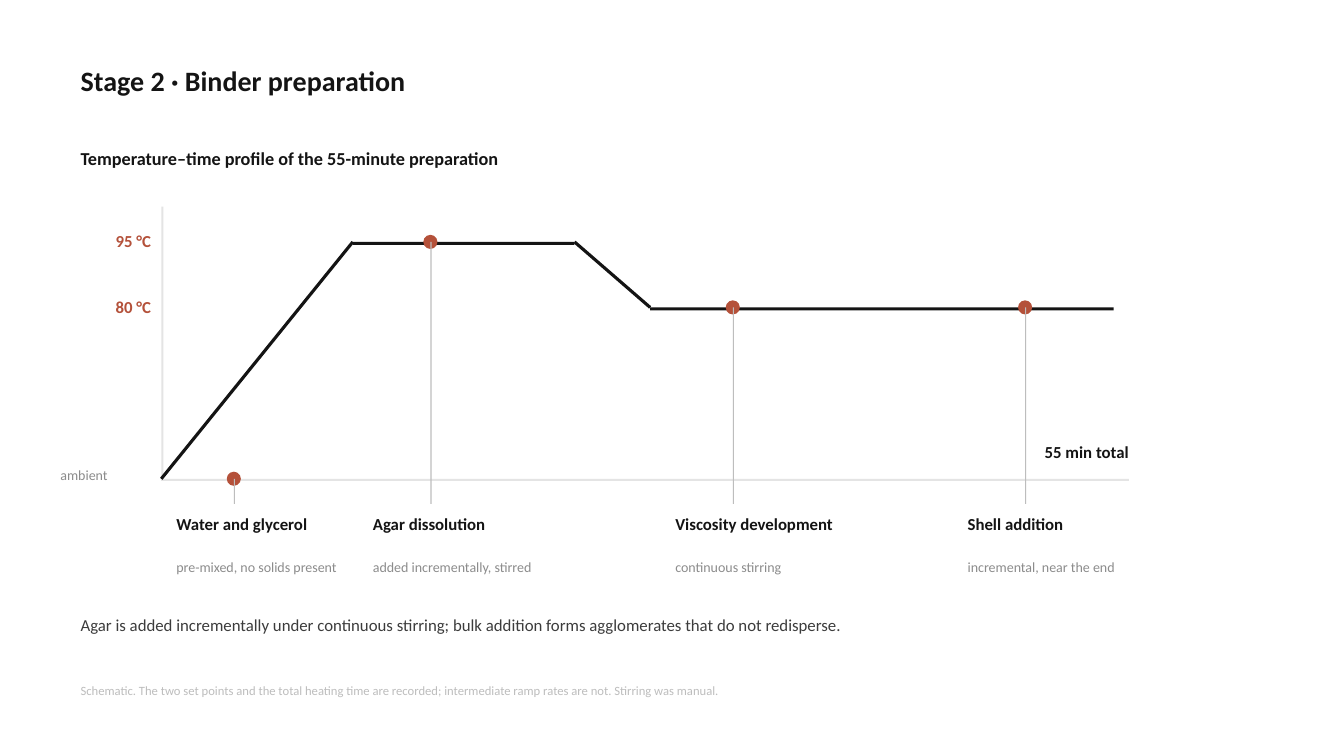
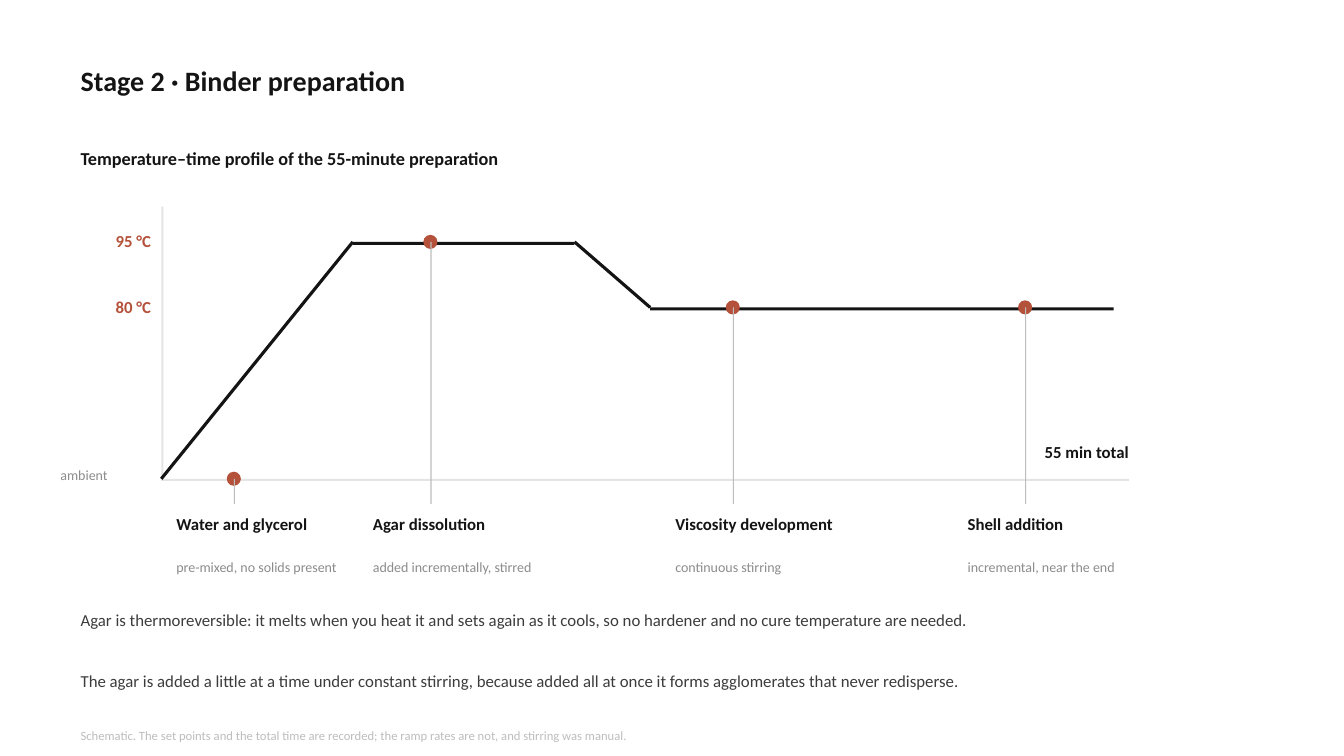
Before and after one commit to bunal91/sanat-ve-mekan, a slide deck: slide 11 of konferans-bildirisi/06-sunum/ICSMMEP26_Presentation_Unal.pptx (slide 12 before the commit). Drawn at 1344x756 pixels with LibreOffice and Linux fonts; fonts in the diff are those of the drawing. Boxes give left, top, right and bottom in pixels: in the first picture for what was removed or moved away, otherwise in the second. Text is boxed around its words. In the diff, an @@ line names an element or a change of style, - is before the commit and + after.

```diff
--- a/konferans-bildirisi/06-sunum/ICSMMEP26_Presentation_Unal.pptx
+++ b/konferans-bildirisi/06-sunum/ICSMMEP26_Presentation_Unal.pptx
@@ text at (81, 614, 967, 629): text changed @@
-Agar is added incrementally under continuous stirring; bulk addition forms agglomerates that do not redisperse.
+Agar is thermoreversible: it melts when you heat it and sets again as it cools, so no hardener and no cure temperature are needed.
@@ text added at (81, 675, 958, 690), 12 pt, text #3C3C3C @@
+The agar is added a little at a time under constant stirring, because added all at once it forms agglomerates that never redisperse.
@@ text at (81, 731, 626, 742): text changed @@
-Schematic. The two set points and the total heating time are recorded; intermediate ramp rates are not. Stirring was manual.
+Schematic. The set points and the total time are recorded; the ramp rates are not, and stirring was manual.
```
Also in this commit, not shown: 23 other slides changed, 1 slide removed, 5 other files.
